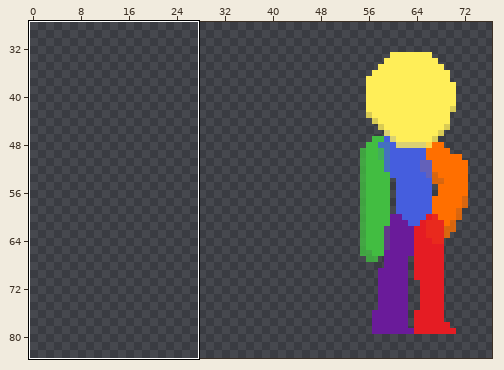
File history of a pixel-art file, Player/Assets/Sprites/Yarrow.aseprite. Above: a wide view before the commit, with the close-up outlined.
Close-up. Before:
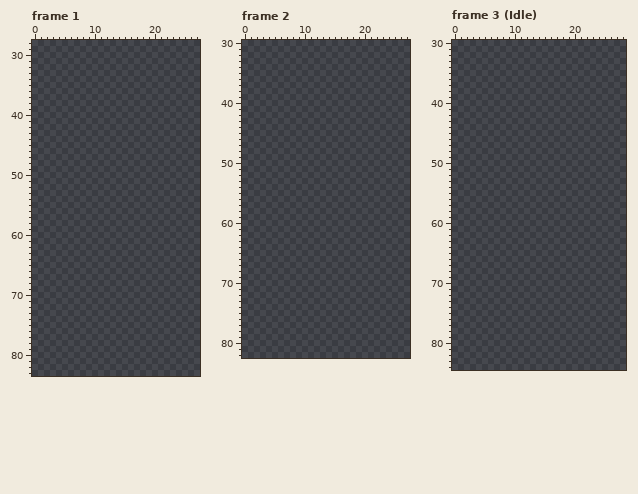
128x96 pixels, 58 frames. Colours within 5 levels of each other are drawn and written as one. Shown: frame 1: x 0..27, y 28..83; frame 2: x 0..27, y 30..82; frame 3 (Idle): x 0..28, y 30..84. The wide view leaves out empty margins. The commit also changed other frames or places, which this record leaves out.
And afterwards:
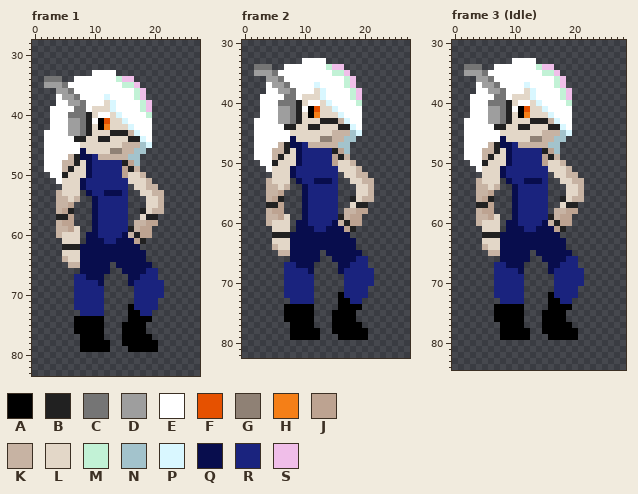
Palette (. is transparent): A #000000  B #212121  C #757575  D #9e9e9e  E #ffffff  F #e65100  G #8f8175  H #f57f17  J #bda391  K #c7b3a3  L #e3d7c8  M #c2f2d6  N #a3c3cc  P #d9f7ff  Q #080d4d  R #1a237e  S #f0bee9
Changes in this commit:
layer "Reference_" now shown
Changed rows in their new state; - is an unchanged pixel.
Frame 1, layer "Reference_":
first column x 2:
33 --------EEEE--------
34 CCC--EEEEEEEMSS-----
35 DDDCEEEEEEEEEMMS----
36 --DDCEEEEEEEEEEMS---
37 --EDDCEEEEPEEEEMS---
38 --EEDDCEEELPEEEEMS--
39 -EEEECCELLLPEEEEMS--
40 -EEECCCBLEELPEEEEM--
41 -EEEDDCBEAFLLPEEEE--
42 -EEEDDCBLAHLLLPEEE--
43 EEEEDDCBLLLBBBKPEE--
44 EEEEEBBLLBBLLLBBPE--
45 EEEEEELLLLLLLKKKNP--
46 EEEEEEQLLLLGGKKNN---
47 EEEEKBQQRKKKKKNN----
48 EEEKKBLQRRRRRBJN----
49 EEEKBLLQRRRRRJBK----
50 -EEBLLLQRRRRRJLLK---
51 --ELLLQRRRRRRRLLLK--
52 ---LLLQRRRRRRR-LLKK-
53 --KLLL-QRRQQQR--LLKK
54 --KKLK--QRRRRR---LLK
55 --KKJ---QRRRRR---LLK
56 --KJB---QRRRRR--BLKK
57 --BBJ---QRRRRR--LBB-
58 --KJJ---QRRRRR-KKJJ-
59 --KKJL--QRRRRRBKJJ--
60 --KLLL-QQRRRRQKBJJ--
61 ---LLL-QQQRRQQQJB---
62 ---BBBQQQQQQQQQQ----
63 ---LLLQQQQQQQQQQQ---
64 ---KLLQQQQQQQQQQQ---
65 ----KKQQQQQ-QQQQQQ--
66 ------QQQQQ--QQQQRR-
67 -----RRQQQ----QQRRR-
68 -----RRRRQ----QRRRRR
69 -----RRRRR-----RRRRR
70 -----RRRRR-----RRRRR
71 -----RRRRR-----RRRR-
72 -----RRRRR----ARRRR-
73 ------RRRR----AARR--
74 -----AAAAA----AAAA--
75 -----AAAAA---AAAA---
76 -----AAAAA---AAAA---
77 ------AAAA---AAAAA--
78 ------AAAAA--AAAAAA-
79 ------AAAAA---AAAAA-
Frame 2, layer "Reference_": the same change as frame 1
Frame 3 (Idle), layer "Reference_": the same change as frame 1
